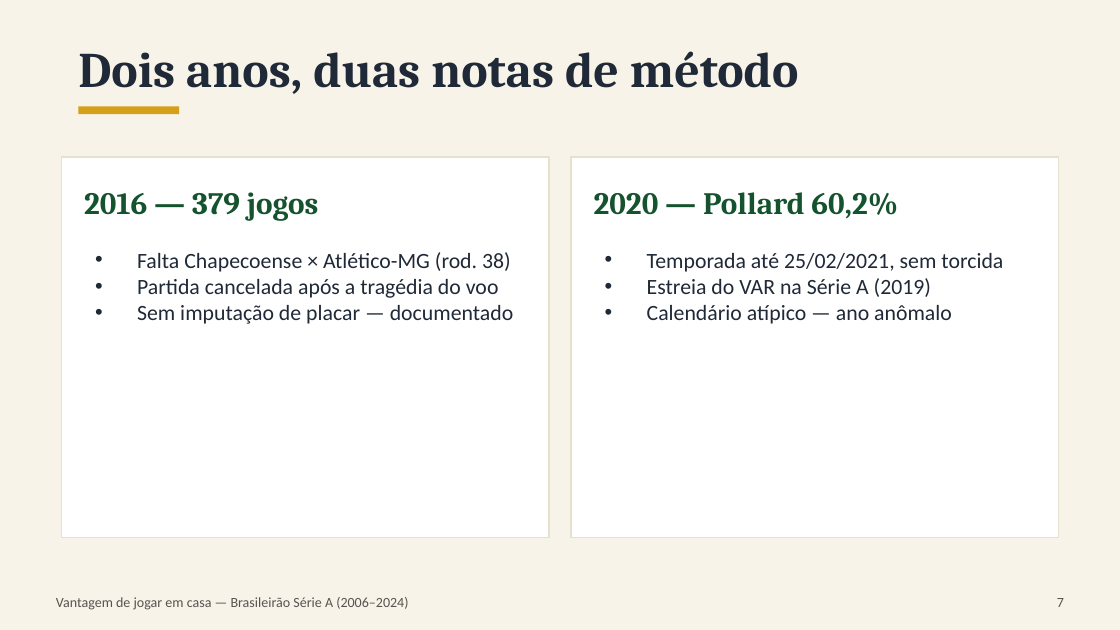
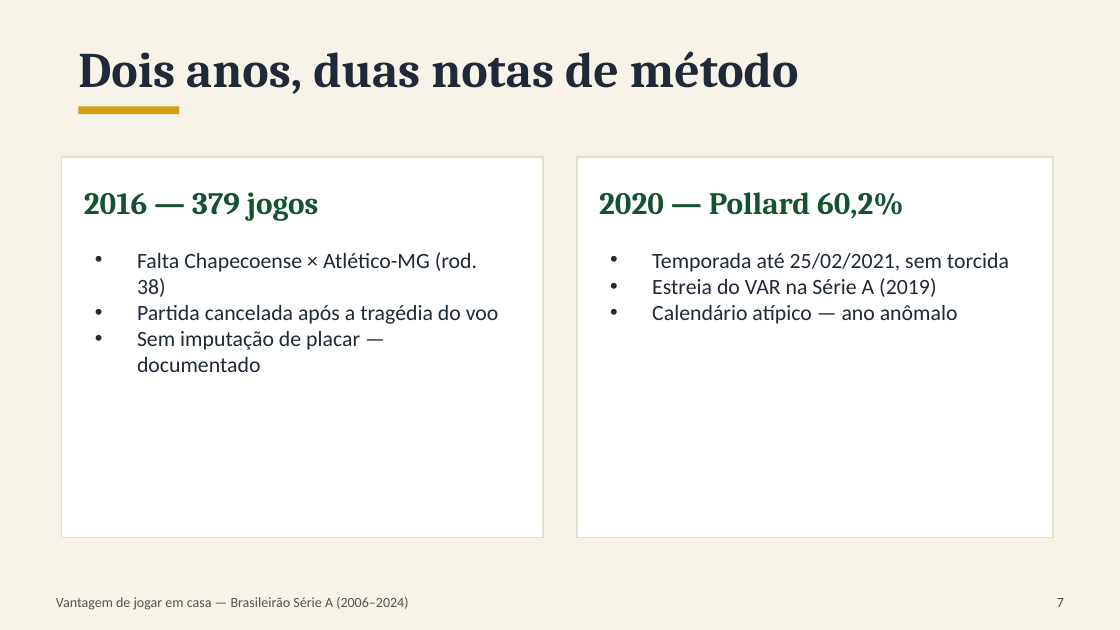
Before and after one commit to EmiyaKiritsugu3/TCC, a slide deck: slide 7 of apresentacao/apresentacao_tcc.pptx. Drawn at 1120x630 pixels with LibreOffice and Linux fonts; fonts in the diff are those of the drawing. Boxes give left, top, right and bottom in pixels: in the first picture for what was removed or moved away, otherwise in the second. Text is boxed around its words. In the diff, an @@ line names an element or a change of style, - is before the commit and + after.

```diff
--- a/apresentacao/apresentacao_tcc.pptx
+++ b/apresentacao/apresentacao_tcc.pptx
@@ rectangle: place and size @@
-rectangle at [62, 157, 549, 538]
+rectangle at [62, 157, 543, 538]
@@ rectangle: place and size @@
-rectangle at [571, 157, 1058, 538]
+rectangle at [577, 157, 1053, 538]
@@ text "2020 — Pollard 60,2%": place and size @@
-text "2020 — Pollard 60,2%" at [594, 192, 898, 218]
+text "2020 — Pollard 60,2%" at [599, 192, 904, 218]
@@ text "Falta Chapecoense × Atlético-MG (rod. ..." rewrapped from [137, 252, 514, 324] to [137, 252, 499, 372] @@
@@ text "Temporada até 25/02/2021, sem torcida": place and size @@
-text "Temporada até 25/02/2021, sem torcida" at [647, 253, 1003, 324]
+text "Temporada até 25/02/2021, sem torcida" at [652, 253, 1009, 324]
```
Also in this commit, not shown: 6 other slides changed, 11 other files.
